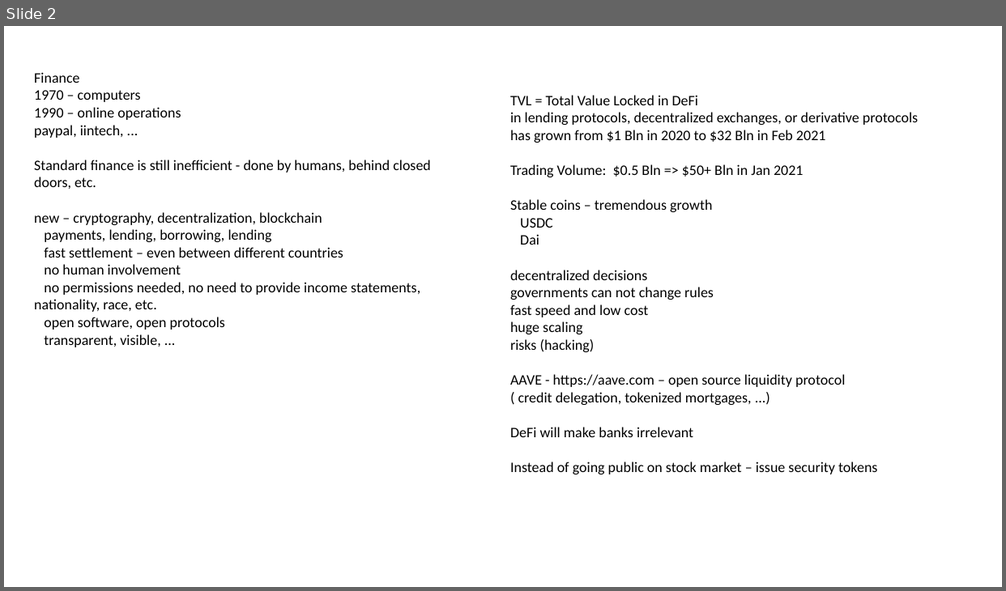
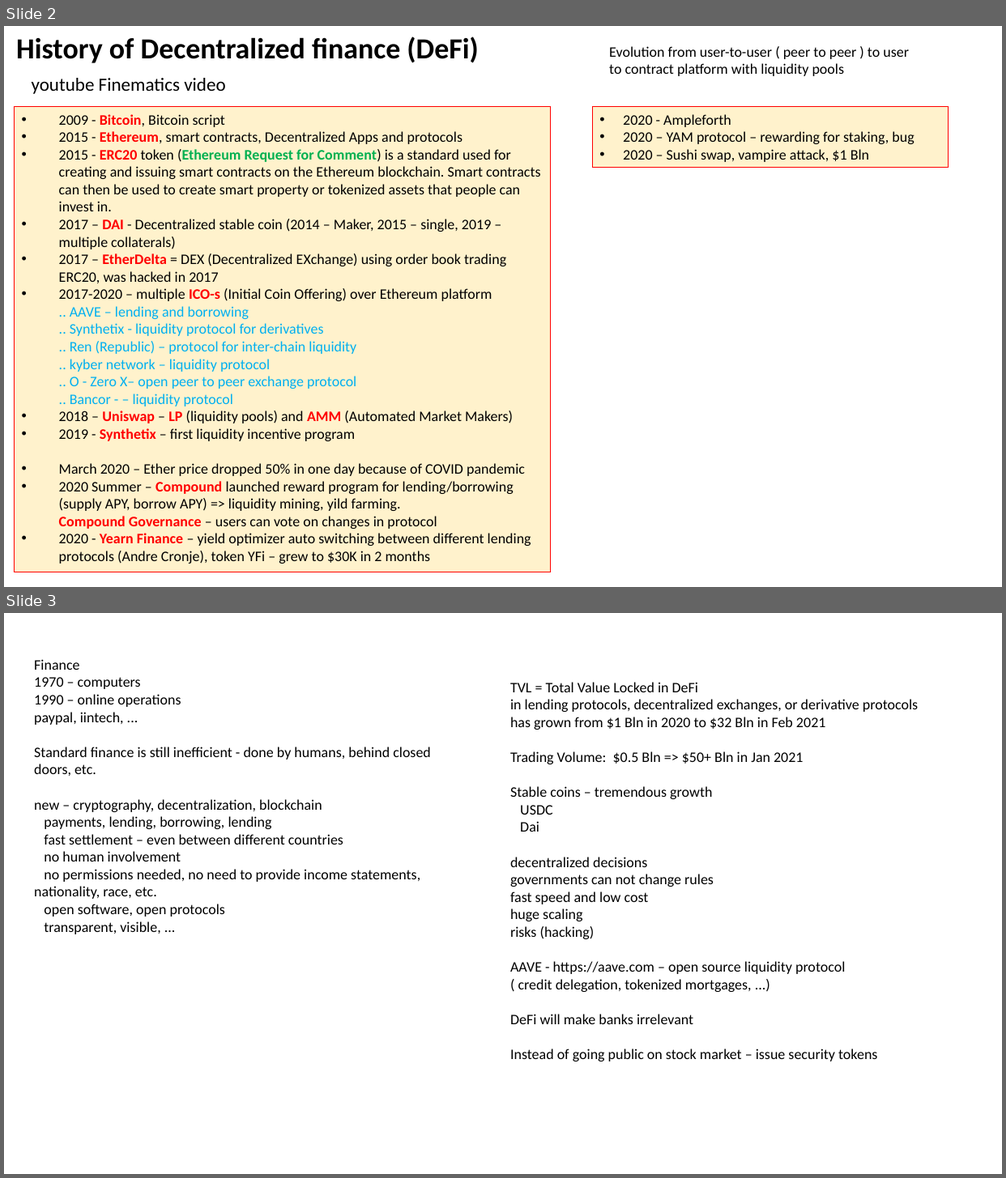
Before and after one commit to lselector/crypto, a slide deck: crypto_09_defi.pptx. Shown one above the other, each under a label of ours: slide 2 before the commit, slides 2 and 3 after it. The pictures are 1006x591 and 1006x1178 pixels, drawn with LibreOffice and Linux fonts; fonts in the diff are those of the drawing. Boxes give left, top, right and bottom in pixels: in the first picture for what was removed or moved away, otherwise in the second. Text is boxed around its words. In the diff, an @@ line names an element or a change of style, - is before the commit and + after.

```diff
--- a/crypto_09_defi.pptx
+++ b/crypto_09_defi.pptx
@@ slide 2 added at box(4, 26, 1002, 587), background #FFFFFF @@
@@ text added at box(16, 37, 478, 63), 28 pt, text #000000, bold @@
+History of Decentralized finance (DeFi)
@@ text added at box(609, 46, 909, 76), 14 pt, text #000000 @@
+Evolution from user-to-user ( peer to peer ) to user to contract platform with liquidity pools
@@ text added at box(32, 78, 225, 94), 18 pt, text #000000 @@
+youtube Finematics video
@@ rectangle added at box(14, 107, 550, 574), fill #FFF2CC, outline #FF0000 0.75 pt, 14 pt, text #000000 @@
+• 2009 - Bitcoin, Bitcoin script
+• 2015 - Ethereum, smart contracts, Decentralized Apps and protocols
+• 2015 - ERC20 token (Ethereum Request for Comment) is a standard used for creating and issuing smart contracts on the Ethereum blockchain. Smart contracts can then be used to create smart property or tokenized assets that people can invest in.
+• 2017 – DAI - Decentralized stable coin (2014 – Maker, 2015 – single, 2019 – multiple collaterals)
+• 2017 – EtherDelta = DEX (Decentralized EXchange) using order book trading ERC20, was hacked in 2017
+• 2017-2020 – multiple ICO-s (Initial Coin Offering) over Ethereum platform
+  .. AAVE – lending and borrowing
+  .. Synthetix - liquidity protocol for derivatives
+  .. Ren (Republic) – protocol for inter-chain liquidity
+  .. kyber network – liquidity protocol
+  .. O - Zero X– open peer to peer exchange protocol
+  .. Bancor - – liquidity protocol
+• 2018 – Uniswap – LP (liquidity pools) and AMM (Automated Market Makers)
+• 2019 - Synthetix – first liquidity incentive program
+• March 2020 – Ether price dropped 50% in one day because of COVID pandemic
+• 2020 Summer – Compound launched reward program for lending/borrowing
+  (supply APY, borrow APY) => liquidity mining, yild farming.
+  Compound Governance – users can vote on changes in protocol
+• 2020 - Yearn Finance – yield optimizer auto switching between different lending protocols (Andre Cronje), token YFi – grew to $30K in 2 months
@@ rectangle added at box(592, 107, 948, 168), fill #FFF2CC, outline #FF0000 0.75 pt, 14 pt, text #000000 @@
+• 2020 - Ampleforth
+• 2020 – YAM protocol – rewarding for staking, bug
+• 2020 – Sushi swap, vampire attack, $1 Bln
@@ what was slide 2 is now slide 3 @@
```
Also in this commit, not shown: 1 other slide added, 1 slide removed, 5 other files.
